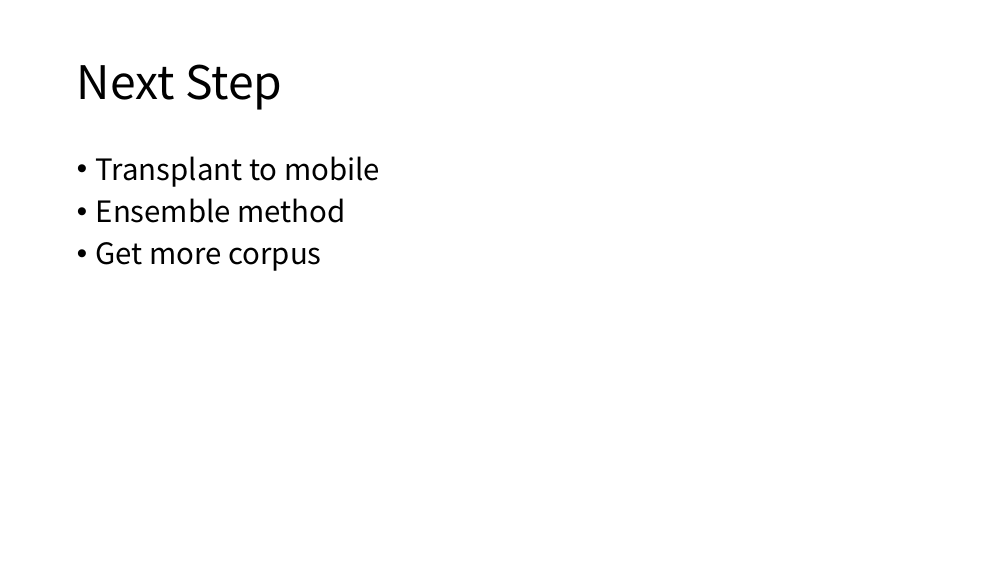
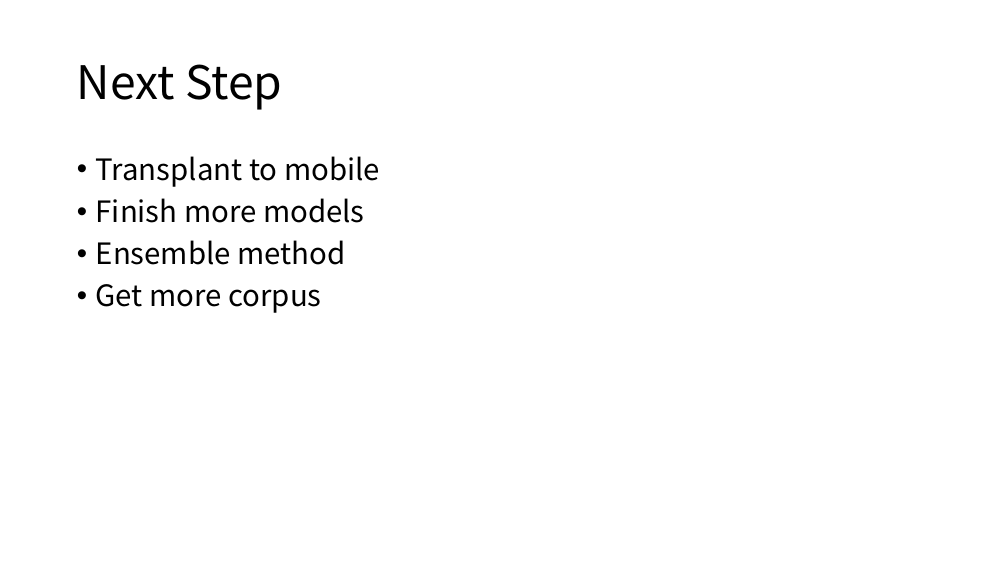
Before and after one commit to wang-zifu/anti-phishing, a slide deck: slide 15 of doc/AI Anti-phishing.pptx. Drawn at 1008x567 pixels with LibreOffice and Linux fonts; fonts in the diff are those of the drawing. Boxes give left, top, right and bottom in pixels: in the first picture for what was removed or moved away, otherwise in the second. Text is boxed around its words. In the diff, an @@ line names an element or a change of style, - is before the commit and + after.

```diff
--- a/doc/AI Anti-phishing.pptx
+++ b/doc/AI Anti-phishing.pptx
@@ text at (96,198,365,223): paragraph added @@
+• Finish more models
```
Also in this commit, not shown: 2 other slides changed, 1 other file.
